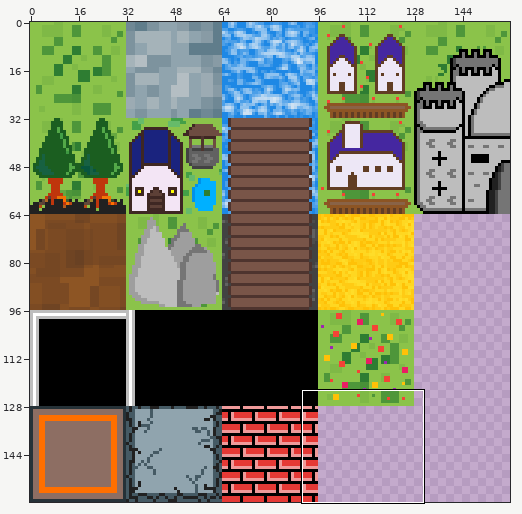
Sprite sheet: rpgmaptiles/texturesheet.png. Above: a wide view before the commit, with the close-up outlined.
Close-up. Before the edit:
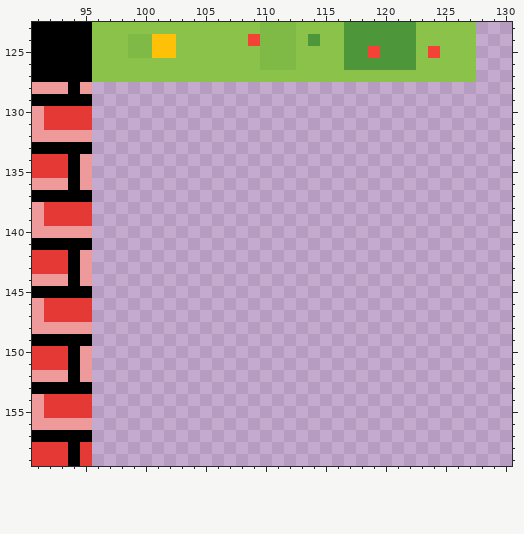
The file is 160x160 pixels. Colours within 5 levels of each other are drawn and written as one. Shown: x 91..130, y 123..159.
Once edited:
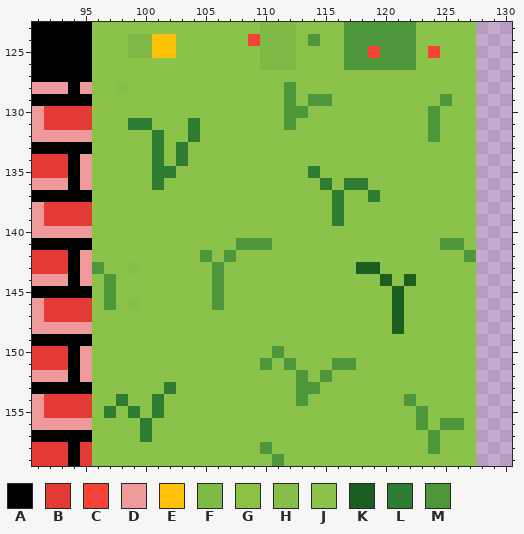
Palette (. is transparent): A #000000  B #e53935  C #f44336  D #ef9a9a  E #ffc107  F #7fb946  G #8bc144  H #85be48  J #8bc34a  K #1b5e20  L #2e7d32  M #4e963a
What changed:
The author put colour G in row 129 at x 97.
The author put colour H in row 128 at x 98; in row 143 at x 99; in row 146 at x 99.
The author put colour J in row 128 at x 96 to 97, 99 to 111 and 113 to 127; in row 129 at x 96, 98 to 111, 113, 116 to 124 and 126 to 127; in row 130 at x 96 to 111, 114 to 123 and 125 to 127; in row 131 at x 96 to 98, 101 to 103, 105 to 111, 113 to 123 and 125 to 127; in row 132 at x 96 to 100, 102 to 103, 105 to 123 and 125 to 127; in rows 133 to 134 at x 96 to 100, 102 and 104 to 127.
The author put colour J in row 135 at x 96 to 100, 103 to 113 and 115 to 127; in row 136 at x 96 to 100, 102 to 114, 116 and 119 to 127; in row 137 at x 96 to 115, 117 to 118 and 120 to 127; in rows 138 to 139 at x 96 to 115 and 117 to 127; in row 140 at x 96 to 127; in row 141 at x 96 to 107, 111 to 124 and 127.
The author put colour J in row 142 at x 96 to 104, 106 and 108 to 126; in row 143 at x 97 to 98, 100 to 105, 107 to 117 and 120 to 127; in row 144 at x 96, 98 to 105, 107 to 119, 121 and 123 to 127; in row 145 at x 96, 98 to 105, 107 to 120 and 122 to 127; in row 146 at x 96, 98, 100 to 105, 107 to 120 and 122 to 127; in rows 147 to 148 at x 96 to 120 and 122 to 127.
The author put colour J in row 149 at x 96 to 127; in row 150 at x 96 to 110 and 112 to 127; in row 151 at x 96 to 109, 111, 113 to 115 and 118 to 127; in row 152 at x 96 to 112, 114 and 116 to 127; in row 153 at x 96 to 101, 103 to 112 and 115 to 127; in row 154 at x 96 to 97, 99 to 100, 102 to 112, 114 to 121 and 123 to 127.
The author put colour J in row 155 at x 96, 98, 100, 102 to 122 and 124 to 127; in row 156 at x 96 to 99, 101 to 122, 124 and 127; in row 157 at x 96 to 99, 101 to 123 and 125 to 127; in row 158 at x 96 to 109, 111 to 123 and 125 to 127; in row 159 at x 96 to 110 and 112 to 127.
The author put colour K in row 143 at x 118 to 119; in row 144 at x 120 and 122; in rows 145 to 148 at x 121.
The author put colour L in row 131 at x 99 to 100 and 104; in row 132 at x 101 and 104; in rows 133 to 134 at x 101 and 103; in row 135 at x 101 to 102 and 114; in row 136 at x 101, 115 and 117 to 118; in row 137 at x 116 and 119.
The author put colour L in rows 138 to 139 at x 116; in row 153 at x 102; in row 154 at x 98 and 101; in row 155 at x 97, 99 and 101; in rows 156 to 157 at x 100.
The author put colour M in row 128 at x 112; in row 129 at x 112, 114 to 115 and 125; in row 130 at x 112 to 113 and 124; in row 131 at x 112 and 124; in row 132 at x 124; in row 141 at x 108 to 110 and 125 to 126.
The author put colour M in row 142 at x 105, 107 and 127; in row 143 at x 96 and 106; in rows 144 to 146 at x 97 and 106; in row 150 at x 111; in row 151 at x 110, 112 and 116 to 117; in row 152 at x 113 and 115.
The author put colour M in row 153 at x 113 to 114; in row 154 at x 113 and 122; in row 155 at x 123; in row 156 at x 123 and 125 to 126; in row 157 at x 124; in row 158 at x 110 and 124.
The author put colour M in row 159 at x 111.
Boxes around the changes in both close-ups, in picture pixels (x1, y1, x2, y2):
added: (92, 82, 476, 466)
